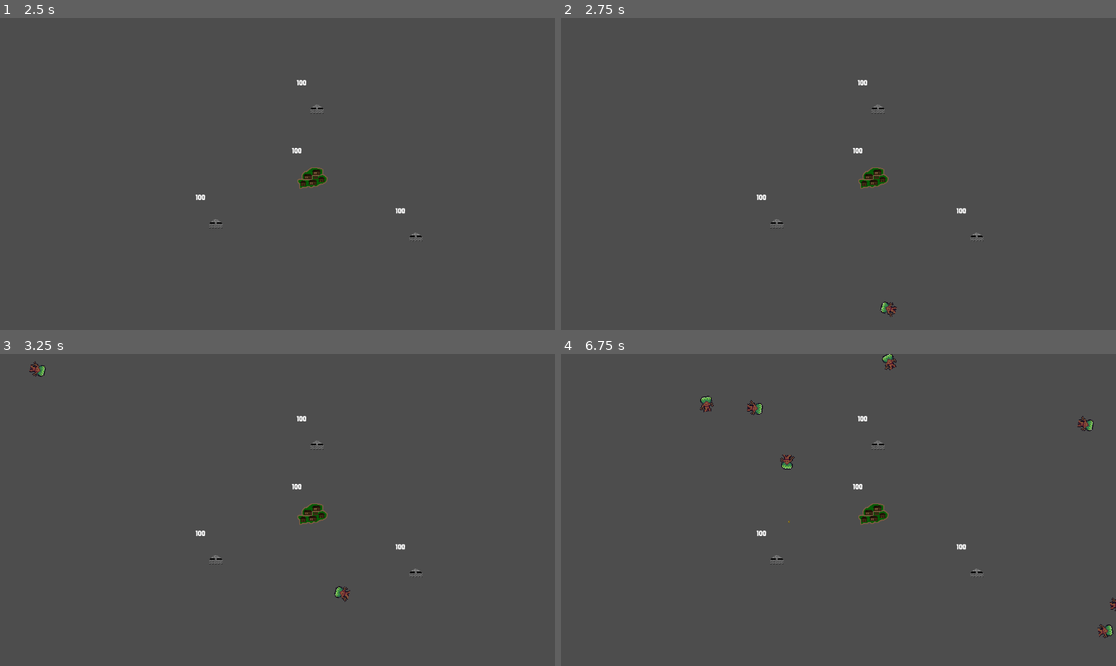
Above: before the commit, frames 1-4 (two rows, left to right).
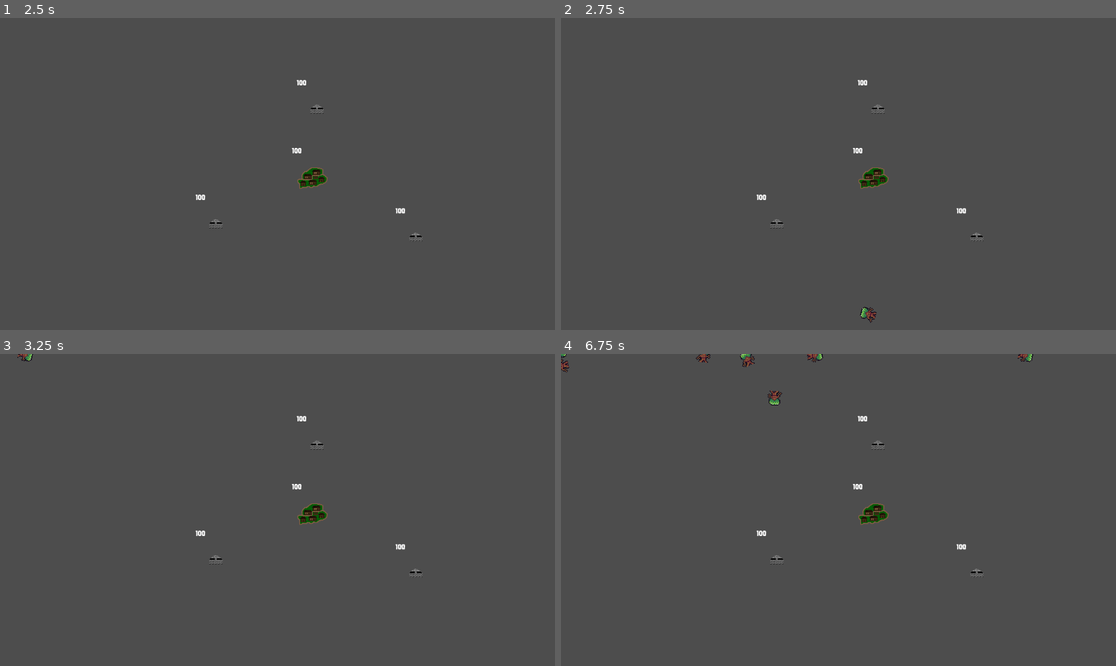
Above: after the commit, the same moments.

Repository: lewis785/ludum-dare-53
Game: Godot game, scene res://scenes/davids_scene.tscn
Two runs of this game, one before a commit and one after it. Both use one fixed random seed, a clock stepped at 60 frames per second and the inputs below. This scene is started directly instead of the project's main scene.
Inputs:
- Up to frame 1 (2.5 s): tap Enter at 0.5, 2 s; hold Right (ui_right) 0.53-1.28 s; hold S (camera_down) 0.53-1.28 s; tap Space at 1.25 s; hold Left (ui_left) 1.28-2.03 s; tap A (camera_left) at 1.35 s; hold Right (ui_right) from 2.03 s (still down); hold D (camera_right) from 2.03 s (still down)
- Up to frame 2 (2.75 s): keep holding Right (ui_right); keep holding D (camera_right)
- Up to frame 3 (3.25 s): keep holding Right (ui_right); release D (camera_right) at 2.78 s; tap W (camera_up) at 2.85 s
- Up to frame 4 (6.75 s): release Right (ui_right) at 3.53 s; hold S (camera_down) 3.53-4.28 s; hold Left (ui_left) 3.53-5.78 s; tap A (camera_left) at 4.35 s; hold D (camera_right) 5.03-5.78 s; hold Right (ui_right) from 5.78 s (still down); tap W (camera_up) at 5.85 s; hold S (camera_down) from 6.53 s (still down)

Frame 1 is identical in both runs. In frame 2, 0.2% of the frame differs, in the area x 53-61%, y 90-98%; in frame 3, 0.2%; in frame 4, 0.9%, in the area x 0-100%, y 0-92%.

Commit message:
feat: target on structure

Diff:
--- a/scenes/davids_scene.tscn
+++ b/scenes/davids_scene.tscn
@@ -1,141 +1,13 @@
-[gd_scene load_steps=20 format=3 uid="uid://bg2f3af2fvhgd"]
+[gd_scene load_steps=4 format=3 uid="uid://bv1oo5bv5o5rs"]
 
-[ext_resource type="PackedScene" uid="uid://c5aqawlwxtlhk" path="res://scenes/enemy/spawn.tscn" id="2_dx6tg"]
+[ext_resource type="PackedScene" uid="uid://diu6ls3spsxlf" path="res://scenes/enemy/target.tscn" id="2_duy60"]
+[ext_resource type="PackedScene" uid="uid://cef7nfykxy18e" path="res://scenes/enemy/spawn.tscn" id="2_dx6tg"]
 [ext_resource type="PackedScene" uid="uid://sd50xggadb4x" path="res://scenes/structure/structure.tscn" id="4_ri4hn"]
-[ext_resource type="Script" path="res://scenes/enemy/enemy.gd" id="4_ta1ob"]
-[ext_resource type="Texture2D" uid="uid://lyxpenrl2w3i" path="res://assets/enemy/GrizzledTreantIdle.png" id="5_k4n0d"]
-
-[sub_resource type="AtlasTexture" id="AtlasTexture_pf0mn"]
-atlas = ExtResource("5_k4n0d")
-region = Rect2(0, 0, 16, 16)
-
-[sub_resource type="AtlasTexture" id="AtlasTexture_oc77u"]
-atlas = ExtResource("5_k4n0d")
-region = Rect2(16, 0, 16, 16)
-
-[sub_resource type="AtlasTexture" id="AtlasTexture_0r4ki"]
-atlas = ExtResource("5_k4n0d")
-region = Rect2(32, 0, 16, 16)
-
-[sub_resource type="AtlasTexture" id="AtlasTexture_gp538"]
-atlas = ExtResource("5_k4n0d")
-region = Rect2(48, 0, 16, 16)
-
-[sub_resource type="AtlasTexture" id="AtlasTexture_e2dqs"]
-atlas = ExtResource("5_k4n0d")
-region = Rect2(48, 0, 16, 16)
-
-[sub_resource type="AtlasTexture" id="AtlasTexture_1k80d"]
-atlas = ExtResource("5_k4n0d")
-region = Rect2(32, 0, 16, 16)
-
-[sub_resource type="AtlasTexture" id="AtlasTexture_wikc4"]
-atlas = ExtResource("5_k4n0d")
-region = Rect2(16, 0, 16, 16)
-
-[sub_resource type="AtlasTexture" id="AtlasTexture_bd11a"]
-atlas = ExtResource("5_k4n0d")
-region = Rect2(0, 0, 16, 16)
-
-[sub_resource type="AtlasTexture" id="AtlasTexture_qxh1b"]
-atlas = ExtResource("5_k4n0d")
-region = Rect2(0, 0, 16, 16)
-
-[sub_resource type="AtlasTexture" id="AtlasTexture_kuh60"]
-atlas = ExtResource("5_k4n0d")
-region = Rect2(16, 0, 16, 16)
-
-[sub_resource type="AtlasTexture" id="AtlasTexture_pk43k"]
-atlas = ExtResource("5_k4n0d")
-region = Rect2(32, 0, 16, 16)
-
-[sub_resource type="AtlasTexture" id="AtlasTexture_xvaj8"]
-atlas = ExtResource("5_k4n0d")
-region = Rect2(48, 0, 16, 16)
-
-[sub_resource type="SpriteFrames" id="SpriteFrames_jw21e"]
-animations = [{
-"frames": [{
-"duration": 1.0,
-"texture": SubResource("AtlasTexture_pf0mn")
-}, {
-"duration": 1.0,
-"texture": SubResource("AtlasTexture_oc77u")
-}, {
-"duration": 1.0,
-"texture": SubResource("AtlasTexture_0r4ki")
-}, {
-"duration": 1.0,
-"texture": SubResource("AtlasTexture_gp538")
-}],
-"loop": true,
-"name": &"fly",
-"speed": 20.0
-}, {
-"frames": [{
-"duration": 1.0,
-"texture": SubResource("AtlasTexture_e2dqs")
-}, {
-"duration": 1.0,
-"texture": SubResource("AtlasTexture_1k80d")
-}, {
-"duration": 1.0,
-"texture": SubResource("AtlasTexture_wikc4")
-}, {
-"duration": 1.0,
-"texture": SubResource("AtlasTexture_bd11a")
-}],
-"loop": true,
-"name": &"swim",
-"speed": 2.0
-}, {
-"frames": [{
-"duration": 1.0,
-"texture": SubResource("AtlasTexture_qxh1b")
-}, {
-"duration": 1.0,
-"texture": SubResource("AtlasTexture_kuh60")
-}, {
-"duration": 1.0,
-"texture": SubResource("AtlasTexture_pk43k")
-}, {
-"duration": 1.0,
-"texture": SubResource("AtlasTexture_xvaj8")
-}],
-"loop": true,
-"name": &"walk",
-"speed": 5.0
-}]
-
-[sub_resource type="CapsuleShape2D" id="CapsuleShape2D_krpay"]
-radius = 13.0
-height = 34.0
-
-[sub_resource type="PackedScene" id="PackedScene_m4u66"]
-resource_local_to_scene = true
-_bundled = {
-"conn_count": 1,
-"conns": PackedInt32Array(3, 0, 21, 20, 2, 0, 0),
-"editable_instances": [],
-"names": PackedStringArray("enemy", "position", "gravity_scale", "script", "health", "damage", "metadata/_edit_group_", "RigidBody2D", "AnimatedSprite2D", "texture_filter", "scale", "sprite_frames", "animation", "frame_progress", "CollisionShape2D", "light_mask", "shape", "debug_color", "VisibleOnScreenNotifier2D", "visible", "_on_visible_on_screen_notifier_2d_screen_exited", "screen_exited"),
-"node_count": 4,
-"node_paths": [],
-"nodes": PackedInt32Array(-1, -1, 7, 0, -1, 6, 1, 0, 2, 1, 3, 2, 4, 3, 5, 4, 6, 5, 0, 0, 0, 8, 8, -1, 5, 9, 4, 10, 6, 11, 7, 12, 8, 13, 9, 0, 0, 0, 14, 14, -1, 3, 15, 10, 16, 11, 17, 12, 0, 0, 0, 18, 18, -1, 1, 19, 13, 0),
-"variants": [Vector2(64, 70), 0.0, ExtResource("4_ta1ob"), 20, 1, true, Vector2(2, 2), SubResource("SpriteFrames_jw21e"), &"walk", 0.35947, 0, SubResource("CapsuleShape2D_krpay"), Color(0, 0.6, 0.701961, 0.054902), false],
-"version": 3
-}
 
 [node name="davids_scene" type="Node2D"]
 
 [node name="town" parent="." instance=ExtResource("4_ri4hn")]
 position = Vector2(647, 330)
-
-[node name="spawn" parent="." instance=ExtResource("2_dx6tg")]
-
-enemy_scene = SubResource("PackedScene_m4u66")
-
-[node name="Marker2D" type="Marker2D" parent="."]
-position = Vector2(705, 294)
 
 [node name="turret" parent="." instance=ExtResource("4_ri4hn")]
 position = Vector2(657, 189)
@@ -148,3 +20,7 @@
 [node name="turret3" parent="." instance=ExtResource("4_ri4hn")]
 position = Vector2(447, 427)
 is_tower = true
+
+[node name="spawn" parent="." instance=ExtResource("2_dx6tg")]
+
+[node name="target" parent="." instance=ExtResource("2_duy60")]
--- a/scenes/structure/structure.tscn
+++ b/scenes/structure/structure.tscn
@@ -66,6 +66,9 @@
 sprite_frames = SubResource("SpriteFrames_d1qeo")
 frame_progress = 0.245583
 
+[node name="StructureMarker2D" type="Marker2D" parent="StructureArea2D"]
+position = Vector2(-1, -1)
+
 [node name="StructureHealth" type="Label" parent="."]
 offset_left = -41.0
 offset_top = -63.0
